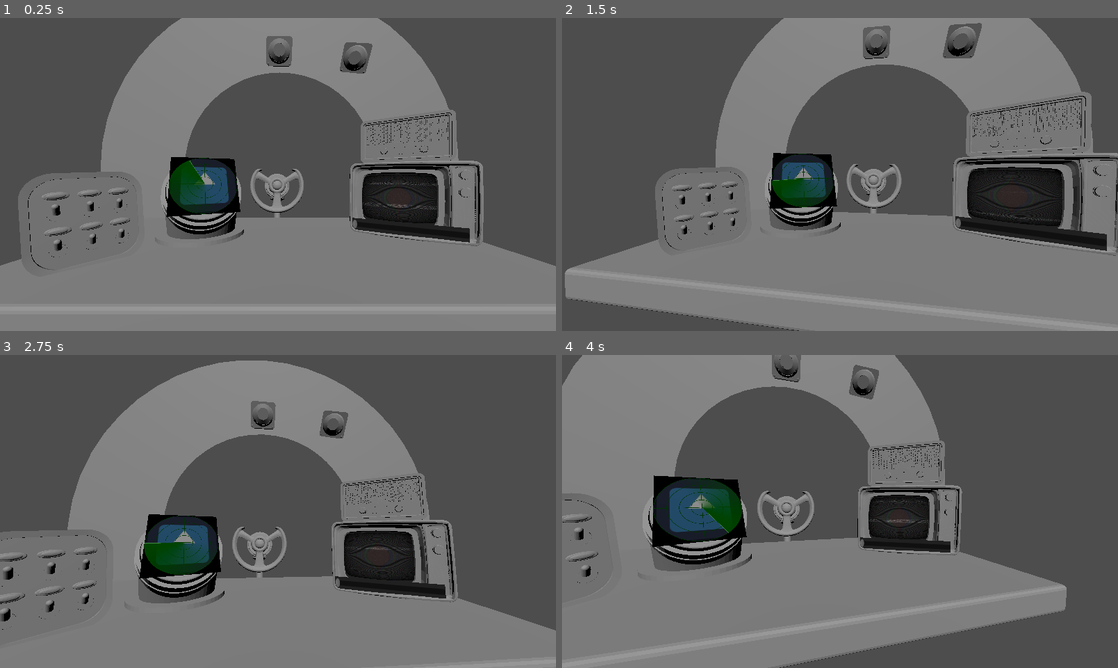
Above: before the commit, frames 1-4 (two rows, left to right).
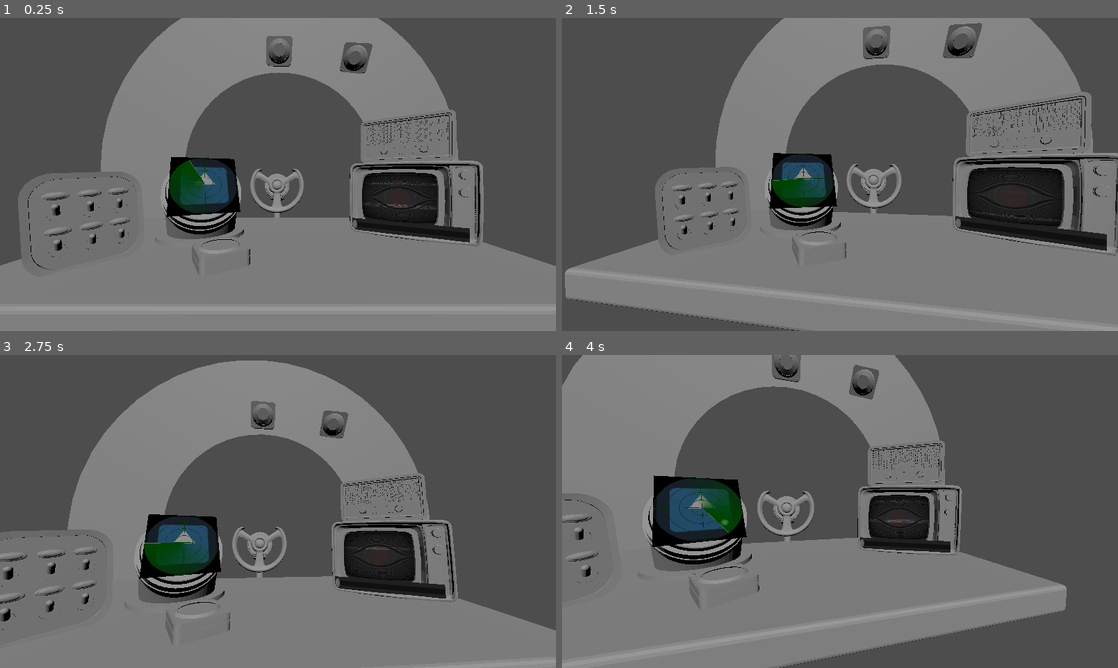
Above: after the commit, the same moments.

Repository: YAGOTAGO/UnderPressure
Game: Godot game, scene res://scenes/main.tscn
The game is run twice, just before and just after one commit, with the same random seed, the same clock (stepped at 60 frames per second) and the same inputs. The engine's default icon, where the game draws it, is replaced by a stand-in: a white triangle on a blue panel in a dark square.
Inputs (mouse positions are in pixels of both pictures, inside the frame that each line leads up to):
- Up to frame 1 (0.25 s): no input
- Up to frame 2 (1.5 s): move the mouse to (962, 158) at 0.52 s; click (962, 158) at 0.6 s; drag from (728, 190) to (812, 237) at 1.27 s
- Up to frame 3 (2.75 s): move the mouse to (333, 442) at 2.02 s; click (333, 442) at 2.1 s
- Up to frame 4 (4 s): tap Enter at 2.75 s; drag from (812, 574) to (673, 464) at 2.77 s; move the mouse to (1006, 558) at 3.52 s; click (1006, 558) at 3.6 s

The runs differ from the first frame. In frame 1, 0.1% of the frame differs, in the area x 34-45%, y 69-82%; in frame 2, 0.1%; in frame 3, 0.2%; in frame 4, 0.2%, in the area x 22-36%, y 52-81%.

Commit message:
Radar working

Diff:
--- a/scenes/3D Components/radar3D.tscn
+++ b/scenes/3D Components/radar3D.tscn
@@ -1,12 +1,17 @@
-[gd_scene load_steps=6 format=3 uid="uid://b41kfcvyxm41"]
+[gd_scene load_steps=9 format=3 uid="uid://b41kfcvyxm41"]
 
 [ext_resource type="ArrayMesh" uid="uid://65ecgbvgigv6" path="res://objects/radar.obj" id="1_wykoq"]
 [ext_resource type="Script" path="res://scripts/3D Scripts/viewport_basic.gd" id="2_gnqyk"]
 [ext_resource type="PackedScene" uid="uid://1am2aay0iwcb" path="res://scenes/2D Components/radar.tscn" id="2_i3uii"]
+[ext_resource type="Script" path="res://scripts/3D Scripts/3D_mouse_detection.gd" id="4_8y24s"]
+[ext_resource type="ArrayMesh" uid="uid://bimr16p6fhs7g" path="res://objects/emergencybuttonbase.obj" id="4_vnub0"]
 
 [sub_resource type="ORMMaterial3D" id="ORMMaterial3D_x6cf8"]
 
 [sub_resource type="QuadMesh" id="QuadMesh_qdtky"]
+
+[sub_resource type="BoxShape3D" id="BoxShape3D_2161e"]
+size = Vector3(0.557602, 0.0734863, 0.577576)
 
 [node name="Radar" type="Node3D"]
 
@@ -26,3 +31,24 @@
 size = Vector2i(1077, 1082)
 
 [node name="Radar" parent="SubViewport" instance=ExtResource("2_i3uii")]
+
+[node name="Button Container" type="Node3D" parent="."]
+transform = Transform3D(1, 0, 0, 0, 1, 0, 0, 0, 1, -2.36929, 0, -2.72682)
+
+[node name="Emergencybuttonbase" type="MeshInstance3D" parent="Button Container"]
+transform = Transform3D(0.5, 0, 0, 0, -2.18557e-08, 0.5, 0, -0.5, -2.18557e-08, 5.01543, -0.402972, 5.62825)
+mesh = ExtResource("4_vnub0")
+skeleton = NodePath("../..")
+
+[node name="Area3D" type="Area3D" parent="Button Container"]
+monitoring = false
+monitorable = false
+script = ExtResource("4_8y24s")
+
+[node name="CollisionShape3D" type="CollisionShape3D" parent="Button Container/Area3D"]
+transform = Transform3D(1, 0, 0, 0, 1, 0, 0, 0, 1, 2.66194, 0.0645822, 3.75221)
+shape = SubResource("BoxShape3D_2161e")
+
+[connection signal="clicked" from="Button Container/Area3D" to="SubViewport/Radar" method="_on_area_3d_clicked"]
+[connection signal="mouse_entered" from="Button Container/Area3D" to="Button Container" method="_on_mouse_entered"]
+[connection signal="mouse_exited" from="Button Container/Area3D" to="Button Container" method="_on_mouse_exited"]
--- a/scripts/2D Scripts/radar.gd
+++ b/scripts/2D Scripts/radar.gd
@@ -2,6 +2,7 @@
 
 @onready var animation: AnimationPlayer = %AnimationPlayer
 @onready var radar_shader_material: ShaderMaterial = %BG.material as ShaderMaterial
+
 
 func activate() -> void:
 	radar_shader_material.set_shader_parameter("show_blip", true)
@@ -12,3 +13,7 @@
 # Called when the node enters the scene tree for the first time.
 func _ready() -> void:
 	animation.play("radar_cycle")
+	activate()
+
+func _on_area_3d_clicked() -> void:
+	fix()
--- a/scripts/3D Scripts/3D_mouse_detection.gd
+++ b/scripts/3D Scripts/3D_mouse_detection.gd
@@ -2,6 +2,10 @@
 
 signal clicked
 var mouse_inside: bool = false
+
+func _ready() -> void:
+	mouse_entered.connect(_on_mouse_entered)
+	mouse_exited.connect(_on_mouse_exited)
 
 func _process(delta: float) -> void:
 	if mouse_inside and Input.is_action_just_pressed("click"):
